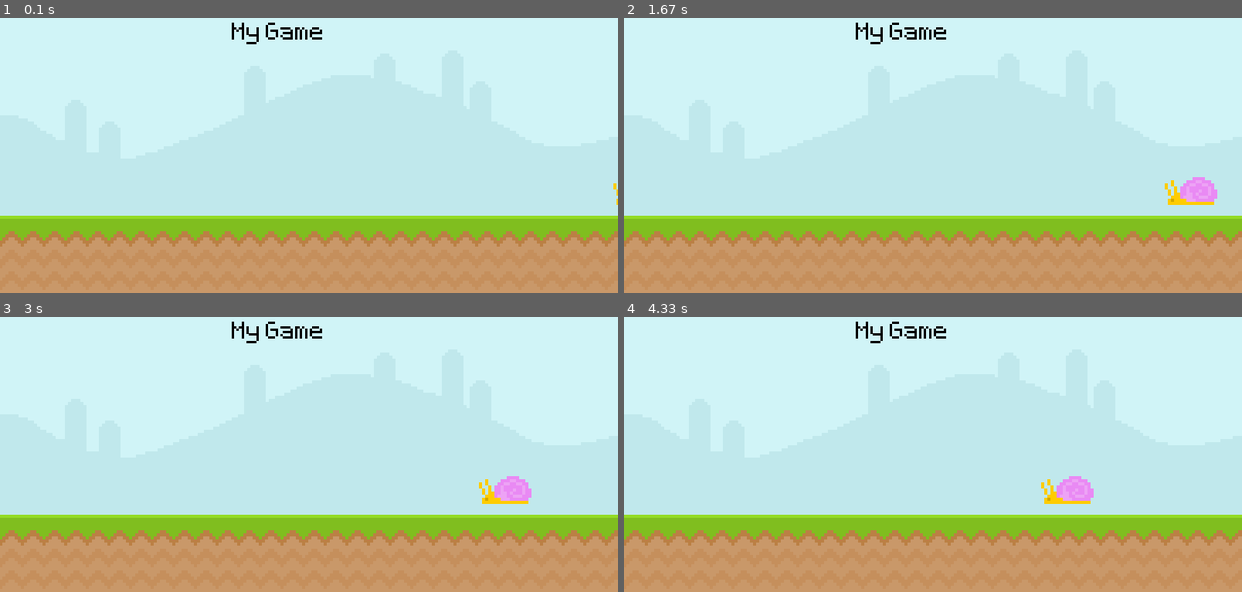
Above: before the commit, frames 1-4 (two rows, left to right).
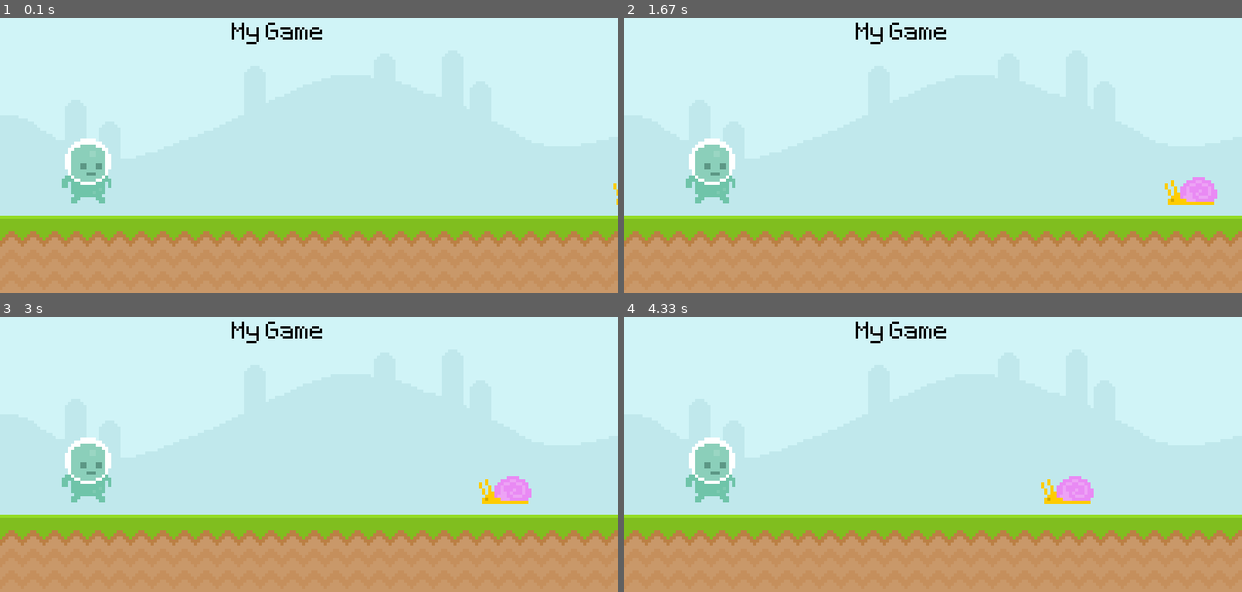
Above: after the commit, the same moments.

Repository: LZf1r3/Pygame-Study
Game: pygame game, started from First_project.py
Two runs of this game, one before a commit and one after it. Both use one fixed random seed, a clock stepped at 60 frames per second and the inputs below.
Inputs:
- Up to frame 1 (0.1 s): no input
- Up to frame 2 (1.67 s): no input
- Up to frame 3 (3 s): no input
- Up to frame 4 (4.33 s): no input

The runs differ from the first frame. In frame 1, 1.4% of the frame differs, in the area x 10-18%, y 43-68%; in frame 2, 1.4%; in frame 3, 1.4%; in frame 4, 1.4%.

Commit message:
update pygame

Diff:
--- a/First_project.py
+++ b/First_project.py
@@ -12,6 +12,8 @@
 text_surface = test_font.render("My Game",False,"Black") # teste_font.render(text, AA, color) <AA means anti-aliasing, which is to smooth the edges of the text>
 snail_x_position = 800 # Defining the starting position of the snail
 
+player_surface = pygame.image.load("UltimatePygameIntro-main/graphics/player/player_walk_1.png").convert_alpha()
+
 while True: # Loop to keep the window's appearance
     for event in pygame.event.get(): # Loop for checking input from the user in case they want to quit the game
         if event.type == pygame.QUIT: # Checking event
@@ -24,5 +26,6 @@
     snail_x_position -=0.5 # Creating the animation on the snail sprite
     screen.blit(snail_surface,(snail_x_position,250)) # Creating the
     if snail_x_position <= -100:snail_x_position = 800
+    screen.blit(player_surface,(80,200))
     pygame.display.update() # Updating window
     clock.tick(200) # limiting framerate to 120fps
--- /dev/null
+++ b/First_project_macbook.py
@@ -0,0 +1,67 @@
+import pygame  # Importing the python gaming library
+from sys import exit  # Import exit from the system library
+
+pygame.init()  # Initializing pygame
+# Defining the size of the screen/window
+screen = pygame.display.set_mode((800, 400))
+# Defining the name on the window
+pygame.display.set_caption("LZ's First Game")
+clock = pygame.time.Clock()  # Creating an object for frameratelimit
+# pygame.font.Font(font type, font size )
+test_font = pygame.font.Font(
+    '/Users/lucasfaiad/Documents/GitHub/Pygame-Study/UltimatePygameIntro-main/font/Pixeltype.ttf', 50)
+# Importing snail image <convert_alpha means that when converting the image to a easier picture it will keep the original values such as png
+snail_surface = pygame.image.load(
+    '/Users/lucasfaiad/Documents/GitHub/Pygame-Study/UltimatePygameIntro-main/graphics/snail/snail1.png').convert_alpha()
+snail_rectangle = snail_surface.get_rect(midbottom=(700, 300))
+
+# Importing sky picture for background
+sky_surface = pygame.image.load(
+    '/Users/lucasfaiad/Documents/GitHub/Pygame-Study/UltimatePygameIntro-main/graphics/Sky.png').convert()
+# Importing ground picture for the ground
+ground_surface = pygame.image.load(
+    '/Users/lucasfaiad/Documents/GitHub/Pygame-Study/UltimatePygameIntro-main/graphics/ground.png').convert()
+# teste_font.render(text, AA, color) <AA means anti-aliasing, which is to smooth the edges of the text>
+text_surface = test_font.render("My Game", False, "Black")
+
+player_surface = pygame.image.load(
+    "UltimatePygameIntro-main/graphics/player/player_walk_1.png").convert_alpha()
+# player_surface.ger_rect(topleft = (x,y))
+player_rectangle = player_surface.get_rect(midbottom=(80, 300))
+
+while True:  # Loop to keep the window's appearance
+    for event in pygame.event.get():  # Loop for checking input from the user in case they want to quit the game
+        if event.type == pygame.QUIT:  # Checking event
+            pygame.quit()  # Quiting pygame
+            exit()  # Ending every functioning code
+    #    if event.type == pygame.MOUSEMOTION:
+    #        print(event.pos)
+    #    if event.type == pygame.MOUSEBUTTONDOWN:
+    #        print("mouse down")
+    #    if event.type == pygame.MOUSEBUTTONUP:
+    #        print("mouse up")
+    # Screen.blit(surface escolhida, (posicao))
+        if event.type == pygame.MOUSEMOTION:
+            if player_rectangle.collidepoint(event.pos):
+                exit()
+
+    screen.blit(sky_surface, (0, 0))
+    # Defining the position of the ground
+    screen.blit(ground_surface, (0, 300))
+    screen.blit(text_surface, (300, 50))  # Defining the position of the text
+
+    snail_rectangle.x -= 1
+    if snail_rectangle.x <= -100:
+        snail_rectangle.x = 800
+    screen.blit(snail_surface, snail_rectangle)
+    screen.blit(player_surface, player_rectangle)
+
+    # if player_rectangle.colliderect(snail_rectangle):
+    #    print("Collision")
+
+    # mouse_position = pygame.mouse.get_pos()
+    # if player_rectangle.collidepoint((mouse_position)):
+    #    print(pygame.mouse.get_pressed())
+
+    pygame.display.update()  # Updating window
+    clock.tick(120)  # limiting framerate to 120fps
